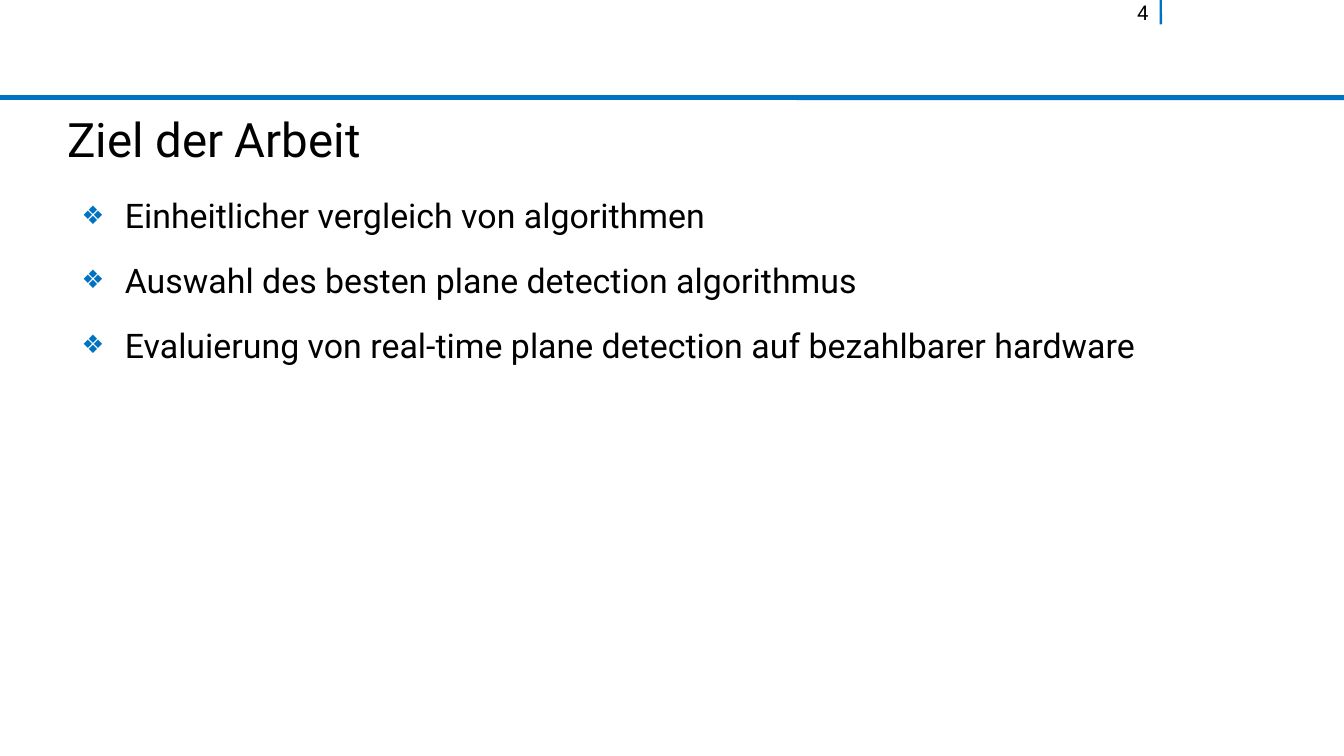
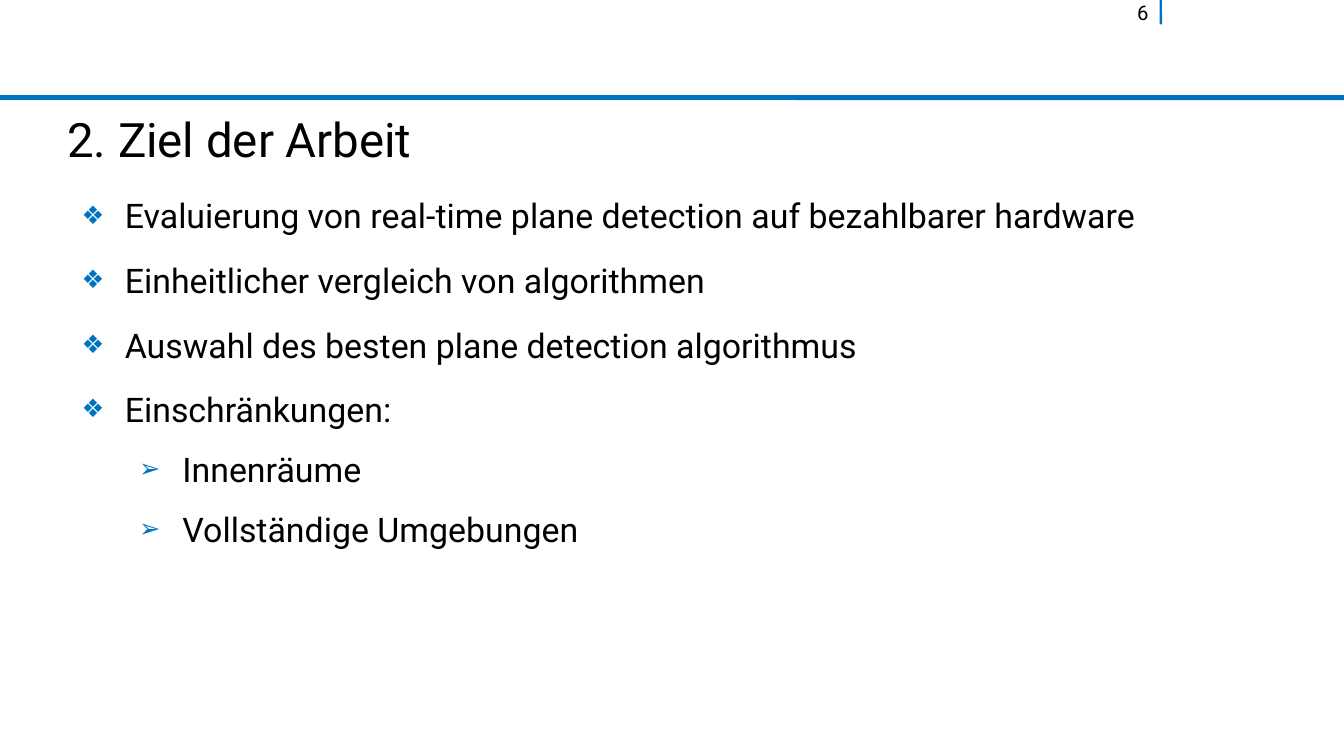
Before and after one commit to rocketman123456/Comparison-of-Real-Time-Plane-Detection-Algorithms, a slide deck: slide 6 of fin-prasentationsvorlage-libreoffice.odp (slide 4 before the commit). Drawn at 1344x756 pixels with LibreOffice and Linux fonts; fonts in the diff are those of the drawing; background and template pictures are left out. Boxes give left, top, right and bottom in pixels: in the first picture for what was removed or moved away, otherwise in the second. Text is boxed around its words. In the diff, an @@ line names an element or a change of style, - is before the commit and + after.

```diff
--- a/fin-prasentationsvorlage-libreoffice.odp
+++ b/fin-prasentationsvorlage-libreoffice.odp
@@ page number at (x1=1137, y1=5, x2=1148, y2=20): text changed @@
-4
+6
@@ title at (x1=67, y1=121, x2=412, y2=158): text changed @@
-Ziel der Arbeit
+2. Ziel der Arbeit
@@ text at (x1=125, y1=202, x2=1135, y2=235): paragraph added @@
+❖ Evaluierung von real-time plane detection auf bezahlbarer hardware
@@ text at (x1=125, y1=396, x2=578, y2=549): text changed @@
-❖ Evaluierung von real-time plane detection auf bezahlbarer hardware
+❖ Einschränkungen:
+  ➢ Innenräume
+  ➢ Vollständige Umgebungen
```
Also in this commit, not shown: 11 other slides changed, 5 slides added, 1 slide removed.
